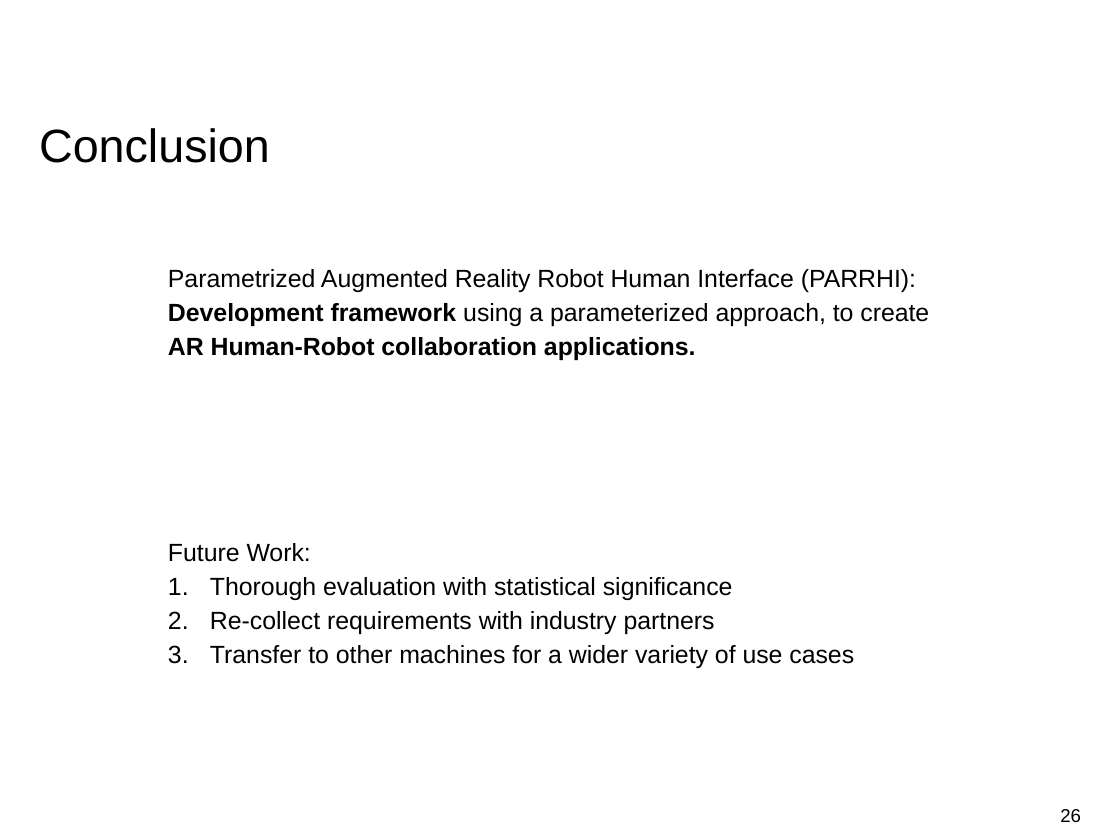
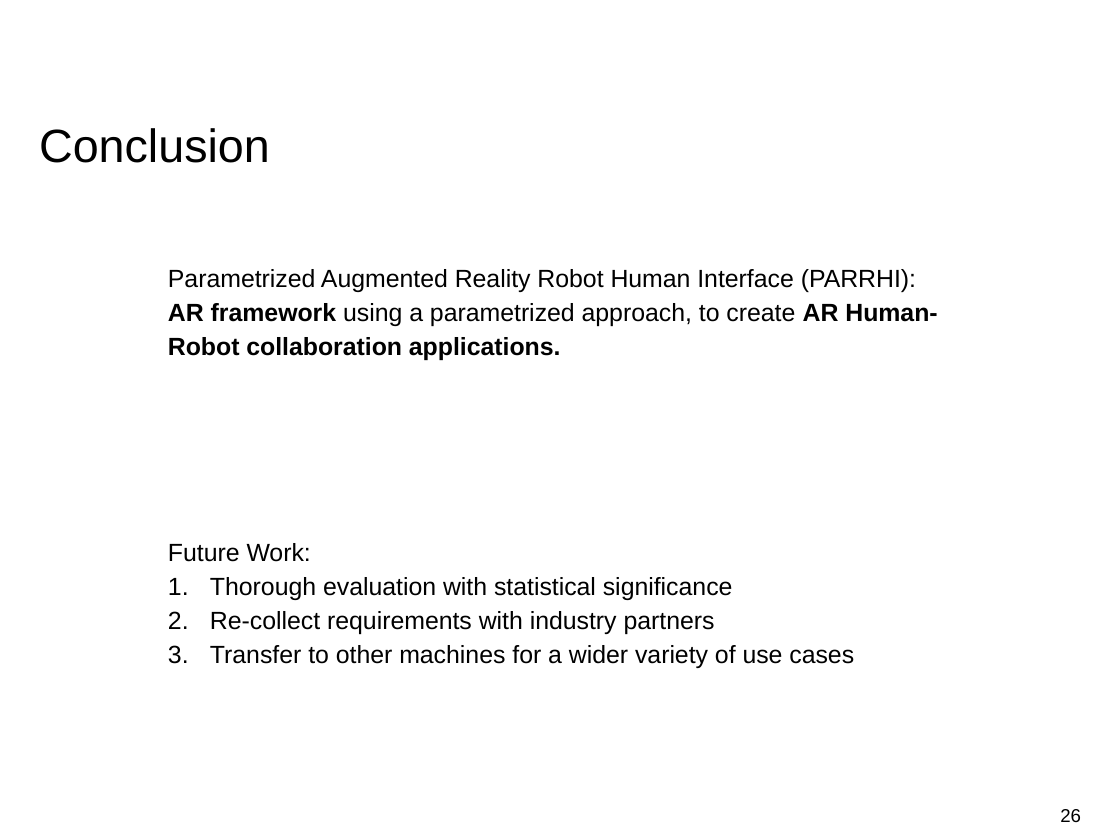
Before and after one commit to EricVoll/PARRHI, a slide deck: slide 26 of 05_Presentation/PARRHIPresentationv2.pptx. Drawn at 1120x840 pixels with LibreOffice and Linux fonts; fonts in the diff are those of the drawing; background and template pictures are left out. Boxes give left, top, right and bottom in pixels: in the first picture for what was removed or moved away, otherwise in the second. Text is boxed around its words. In the diff, an @@ line names an element or a change of style, - is before the commit and + after.

```diff
--- a/05_Presentation/PARRHIPresentationv2.pptx
+++ b/05_Presentation/PARRHIPresentationv2.pptx
@@ text at bbox=[168, 269, 937, 360]: text changed @@
-Parametrized Augmented Reality Robot Human Interface (PARRHI):
-Development framework using a parameterized approach, to create AR Human-Robot collaboration applications.
+Parametrized Augmented Reality Robot Human Interface (PARRHI):
+AR framework using a parametrized approach, to create AR Human-Robot collaboration applications.
```
Also in this commit, not shown: 3 other slides changed, 25 other files.
